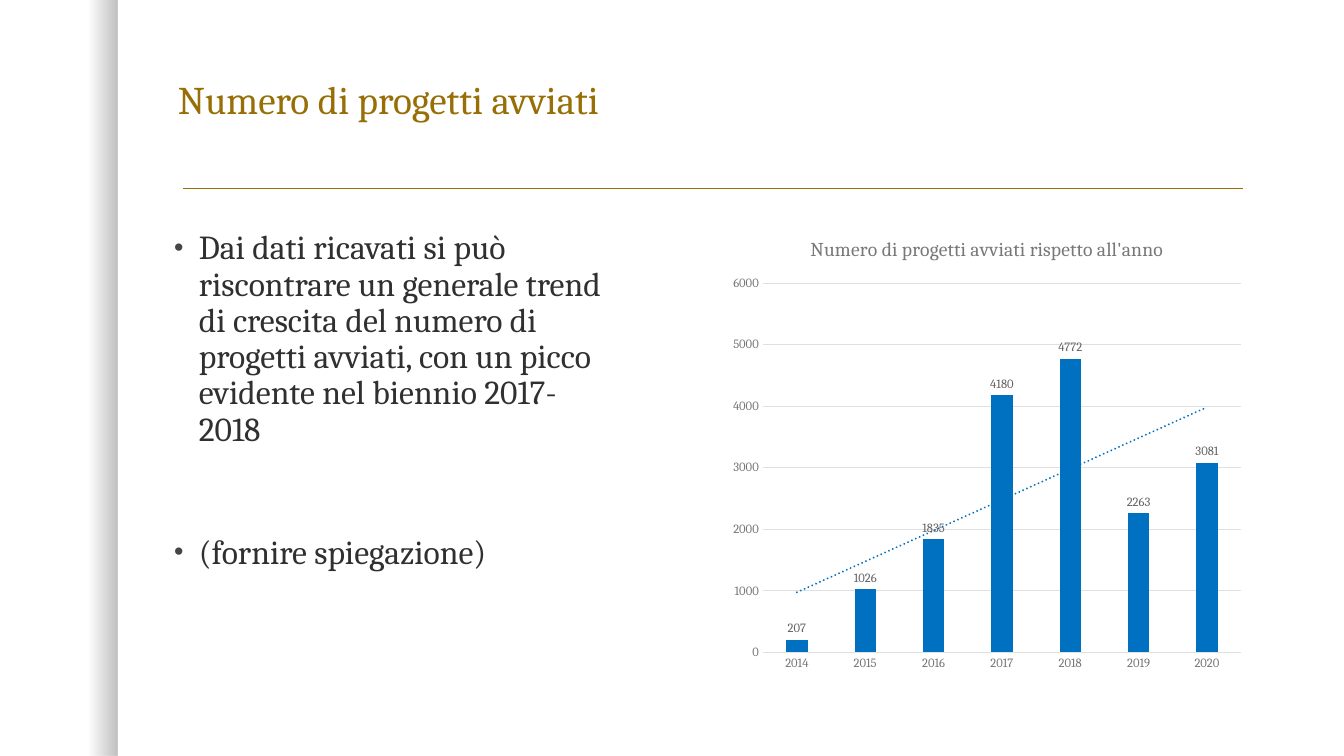
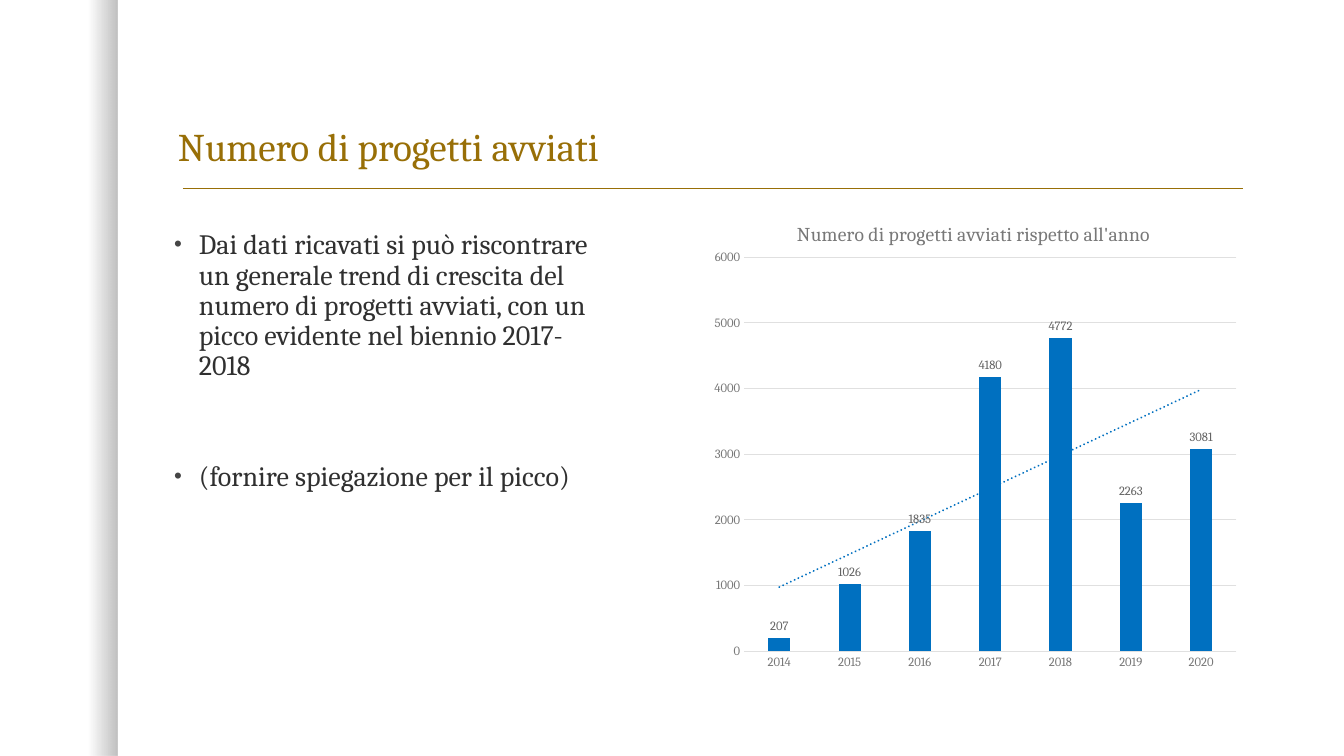
Before and after one commit to AdolfoCA/OI-Project, a slide deck: slide 12 of REPORT.pptx. Drawn at 1344x756 pixels with LibreOffice and Linux fonts; fonts in the diff are those of the drawing; background and template pictures are left out. Boxes give left, top, right and bottom in pixels: in the first picture for what was removed or moved away, otherwise in the second. Text is boxed around its words. In the diff, an @@ line names an element or a change of style, - is before the commit and + after.

```diff
--- a/REPORT.pptx
+++ b/REPORT.pptx
@@ title "Numero di progetti avviati": place and size @@
-title "Numero di progetti avviati" at (178,86,599,123)
+title "Numero di progetti avviati" at (178,133,599,170)
@@ column chart at (696,204,1251,681) @@
@@ plot area changed @@
@@ column chart: place and size @@
-column chart at (722,219,1251,681)
+column chart at (696,204,1251,681)
@@ text at (199,234,588,375): size 24 to 20 pt in "Dai dati ricavati si può riscontrare un ..." @@
@@ text at (199,466,570,492): text changed; size 24 to 20 pt @@
-• (fornire spiegazione)
+• (fornire spiegazione per il picco)
```
Also in this commit, not shown: 6 other slides changed.
